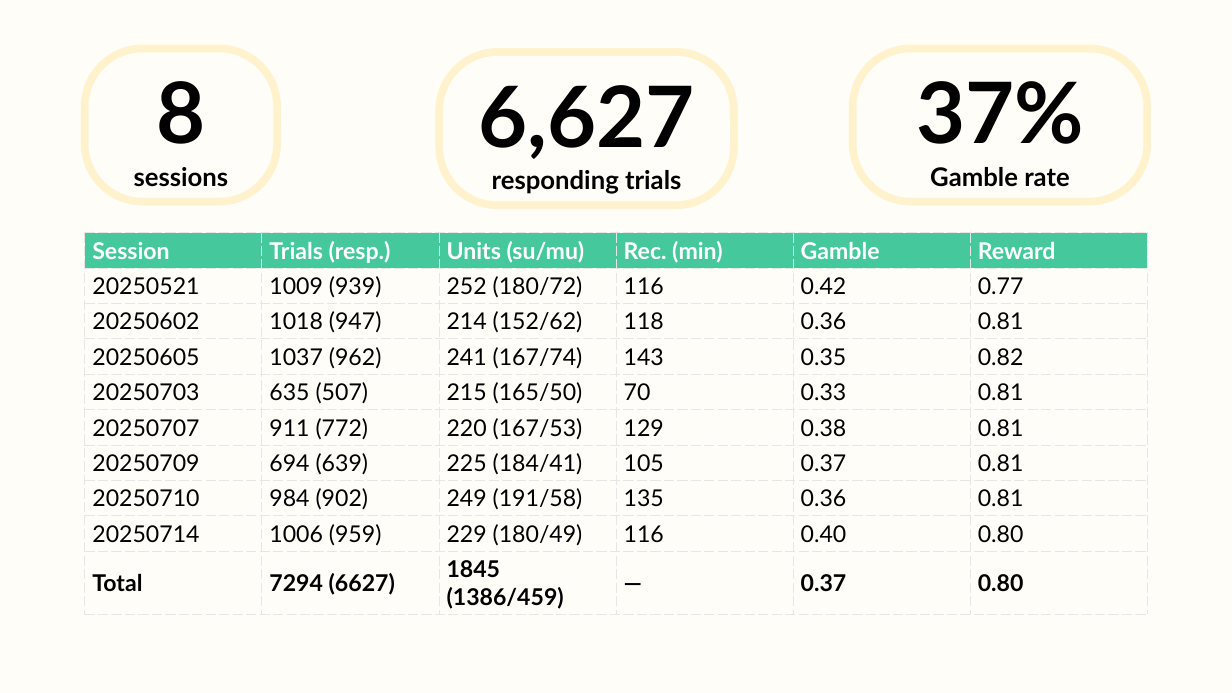
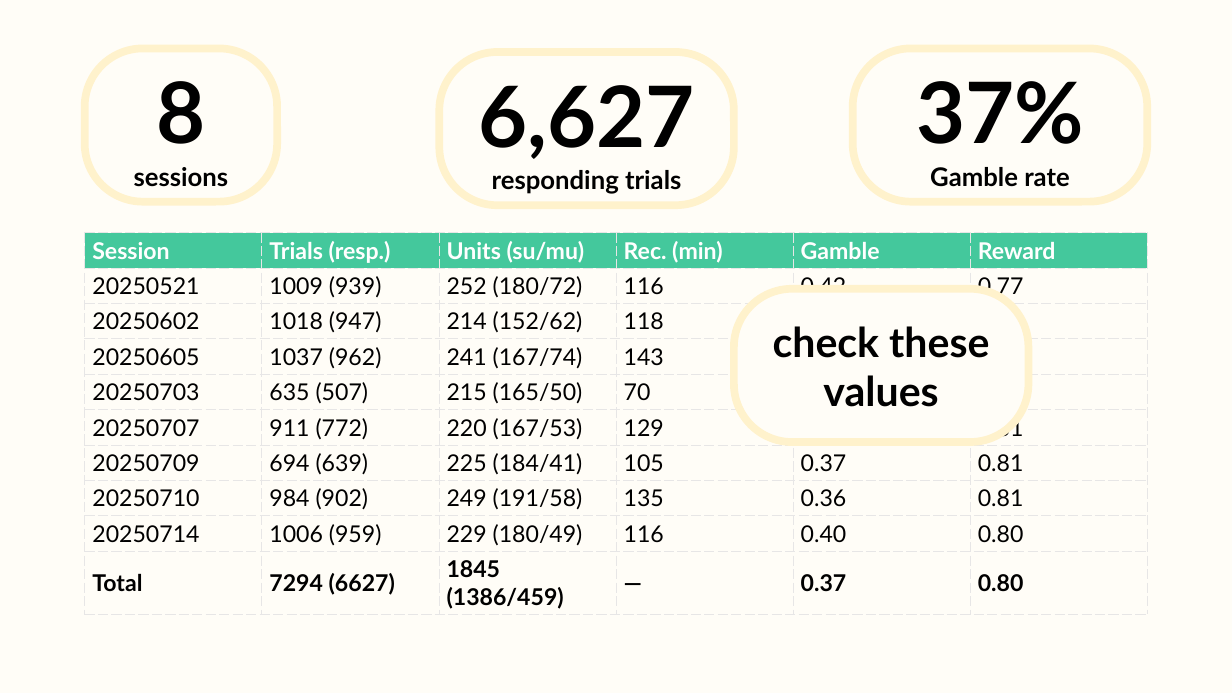
Before and after one commit to trNk27/Human_Data_Exploration, a slide deck: slide 10 of presentation/Prototype.pptx (slide 7 before the commit). Drawn at 1232x693 pixels with LibreOffice and Linux fonts; fonts in the diff are those of the drawing. Boxes give left, top, right and bottom in pixels: in the first picture for what was removed or moved away, otherwise in the second. Text is boxed around its words. In the diff, an @@ line names an element or a change of style, - is before the commit and + after.

```diff
--- a/presentation/Prototype.pptx
+++ b/presentation/Prototype.pptx
@@ rounded rectangle added at box(734, 289, 1029, 443), fill #FFFDF7, outline #FFF2CC 6 pt, 32 pt, text #000000, bold @@
+check these values
```
Also in this commit, not shown: 4 other slides changed, 5 slides added, 1 slide removed, 2 other files.
